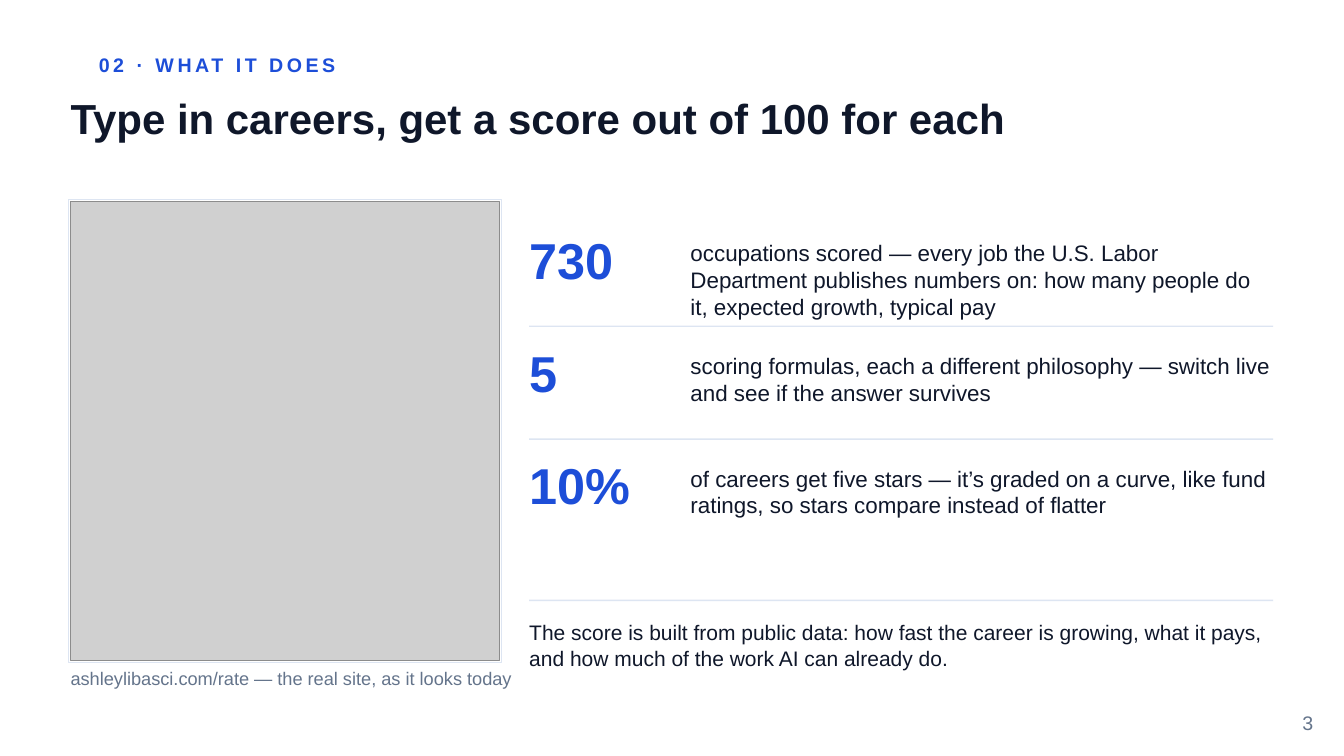
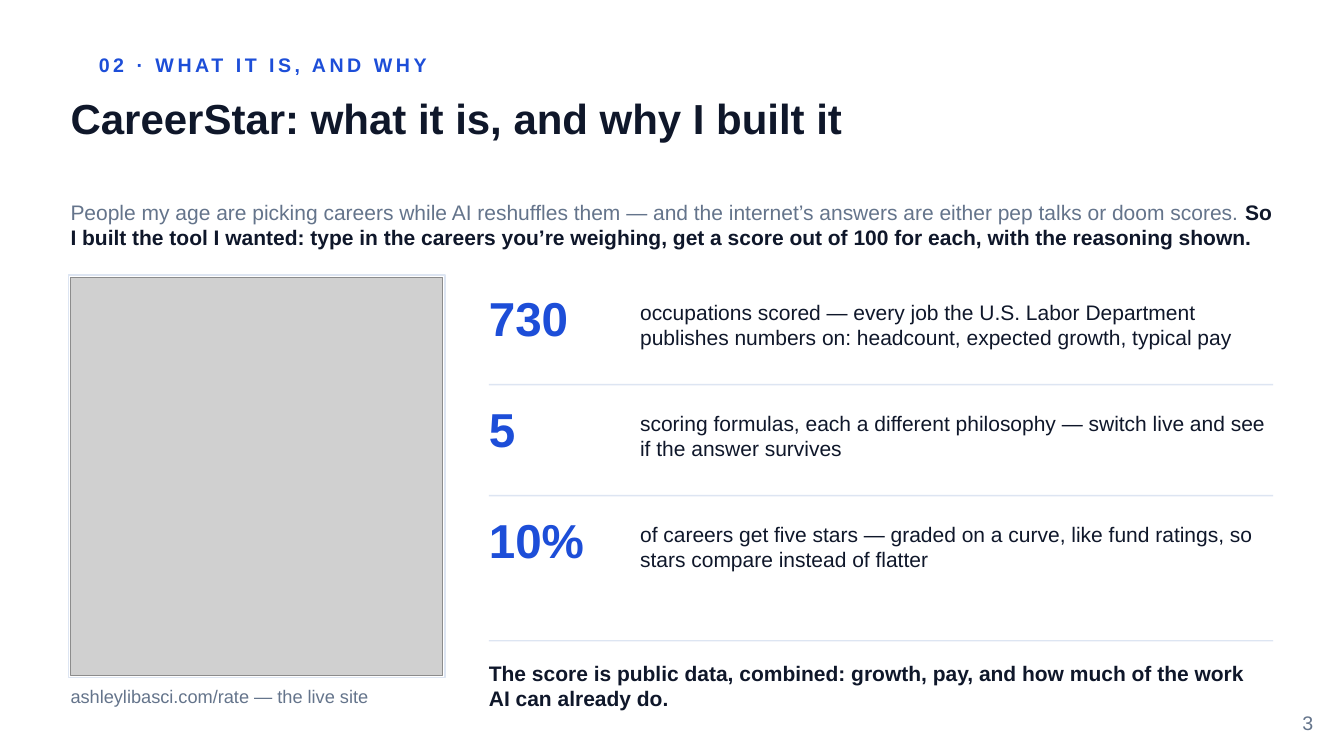
Before and after one commit to ashleylibasci/careerstar, a slide deck: slide 3 of docs/CareerStar-CapitalOne-v10.pptx. Drawn at 1344x756 pixels with LibreOffice and Linux fonts; fonts in the diff are those of the drawing; grey boxes stand for pictures; background and template pictures are left out. Boxes give left, top, right and bottom in pixels: in the first picture for what was removed or moved away, otherwise in the second. Text is boxed around its words. In the diff, an @@ line names an element or a change of style, - is before the commit and + after.

```diff
--- a/docs/CareerStar-CapitalOne-v10.pptx
+++ b/docs/CareerStar-CapitalOne-v10.pptx
@@ title at [71, 103, 842, 135]: text changed @@
-Type in careers, get a score out of 100 for each
+CareerStar: what it is, and why I built it
@@ text at [311, 103, 682, 143]: text changed @@
-02 · WHAT IT DOES
+02 · WHAT IT IS, AND WHY
@@ text added at [71, 205, 1272, 250], 15 pt, text #64748B @@
+People my age are picking careers while AI reshuffles them — and the internet’s answers are either pep talks or doom scores. So I built the tool I wanted: type in the careers you’re weighing, get a score out of 100 for each, with the reasoning shown.
@@ rectangle: place and size @@
-rectangle at [69, 200, 501, 662]
+rectangle at [69, 275, 445, 678]
@@ picture: place and size @@
-picture at [71, 202, 499, 660]
+picture at [71, 277, 443, 676]
@@ size 36 to 34 pt in 3 elements at [489, 524, 584, 559], [489, 414, 515, 448], [489, 302, 568, 337] @@
@@ text "730": place and size @@
-text "730" at [529, 244, 613, 280]
+text "730" at [489, 302, 568, 337]
@@ text at [640, 304, 1231, 350]: text changed; size 16 to 15 pt @@
-occupations scored — every job the U.S. Labor Department publishes numbers on: how many people do it, expected growth, typical pay
+occupations scored — every job the U.S. Labor Department publishes numbers on: headcount, expected growth, typical pay
@@ rectangle: place and size @@
-rectangle at [529, 439, 1273, 440]
+rectangle at [489, 384, 1273, 385]
@@ text "5": place and size @@
-text "5" at [529, 357, 557, 393]
+text "5" at [489, 414, 515, 448]
@@ text "scoring formulas, each a different ...": place and size @@
-text "scoring formulas, each a different ..." at [690, 357, 1270, 402]
+text "scoring formulas, each a different ..." at [640, 415, 1265, 457]
@@ text "scoring formulas, each a different ..." at [640, 415, 1265, 457]: size 16 to 15 pt @@
@@ rectangle: place and size @@
-rectangle at [529, 326, 1273, 327]
+rectangle at [489, 495, 1273, 496]
@@ text "10%": place and size @@
-text "10%" at [529, 469, 630, 505]
+text "10%" at [489, 524, 584, 559]
@@ text at [640, 526, 1252, 571]: text changed; size 16 to 15 pt @@
-of careers get five stars — it’s graded on a curve, like fund ratings, so stars compare instead of flatter
+of careers get five stars — graded on a curve, like fund ratings, so stars compare instead of flatter
@@ rectangle: place and size @@
-rectangle at [529, 600, 1273, 601]
+rectangle at [489, 640, 1273, 641]
@@ text at [489, 665, 1244, 710]: text changed; bold on @@
-The score is built from public data: how fast the career is growing, what it pays, and how much of the work AI can already do.
+The score is public data, combined: growth, pay, and how much of the work AI can already do.
@@ text at [71, 690, 368, 707]: text changed @@
-ashleylibasci.com/rate — the real site, as it looks today
+ashleylibasci.com/rate — the live site
```
Also in this commit, not shown: 1 other slide changed, 17 other files.
